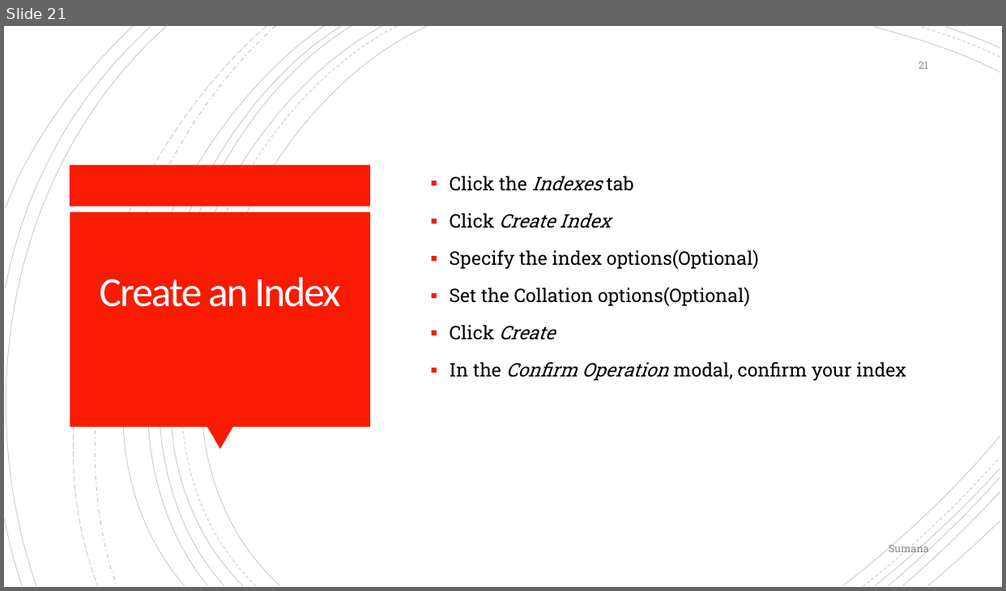
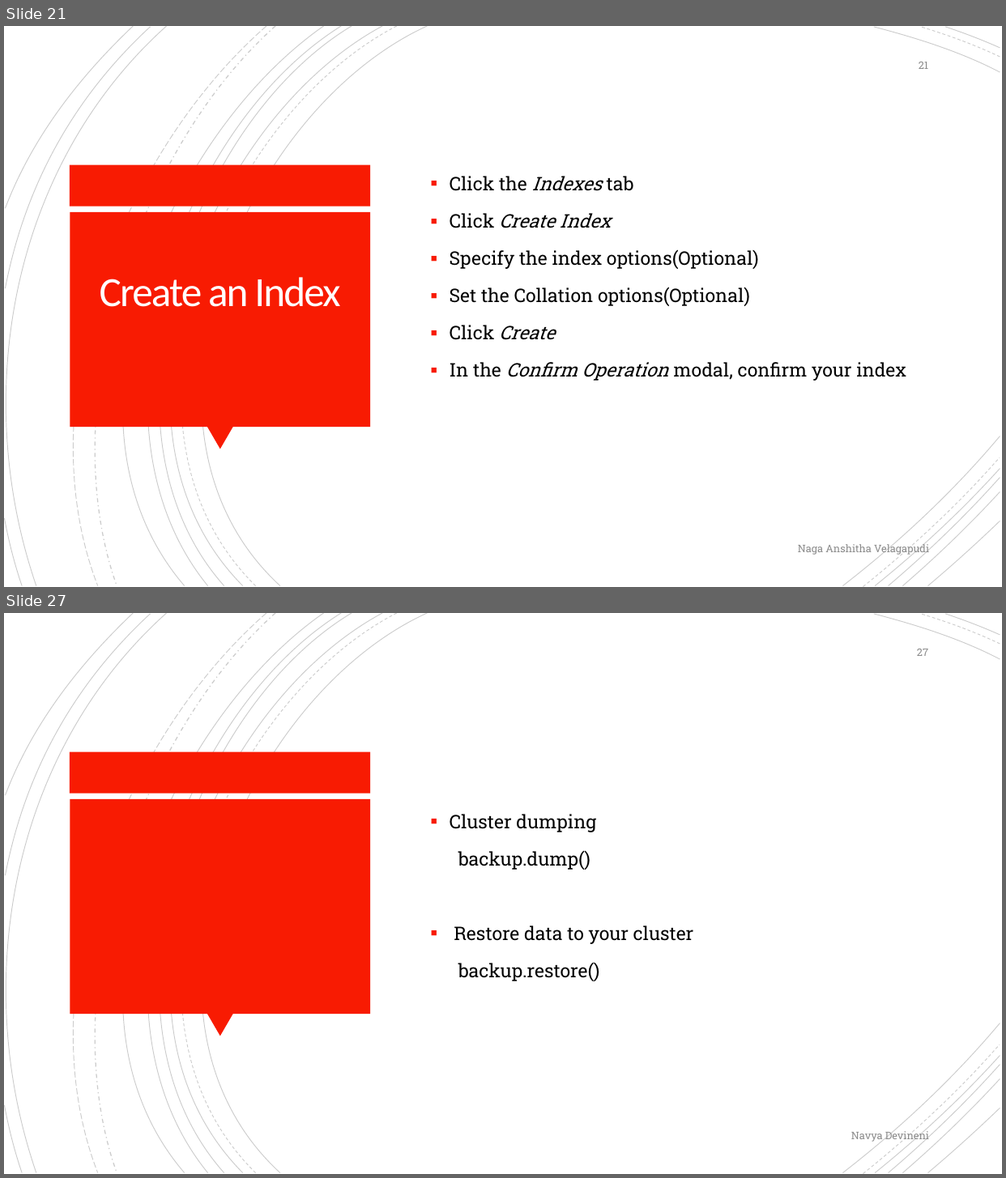
Before and after one commit to anshithavelagapudi/MongoDb-Project, a slide deck: MongoDB_with_Atlas.pptx. Shown one above the other, each under a label of ours: slide 21 before the commit, slides 21 and 27 after it; the slides between them are not shown. The pictures are 1006x591 and 1006x1178 pixels, drawn with LibreOffice and Linux fonts; fonts in the diff are those of the drawing. Boxes give left, top, right and bottom in pixels: in the first picture for what was removed or moved away, otherwise in the second. Text is boxed around its words. In the diff, an @@ line names an element or a change of style, - is before the commit and + after.

```diff
--- a/MongoDB_with_Atlas.pptx
+++ b/MongoDB_with_Atlas.pptx
@@ slide 27 added at (4,613,1002,1174), background #FFFFFF; not listed: 24 template elements that a slide beside it also shows @@
@@ page number added at (917,649,928,656), 10 pt, text #8C8C8C @@
+27
@@ text added at (450,814,694,982), 18 pt, text #000000 @@
+▪ Cluster dumping
+backup.dump()
+▪ Restore data to your cluster
+backup.restore()
@@ text added at (851,1130,929,1143), 10 pt, text #8C8C8C @@
+Navya Devineni
@@ slide 21 changed as well @@
@@ text at (798,543,929,556): text changed @@
-Sumana
+Naga Anshitha Velagapudi
```
Also in this commit, not shown: 7 other slides changed, 10 other slides added.
